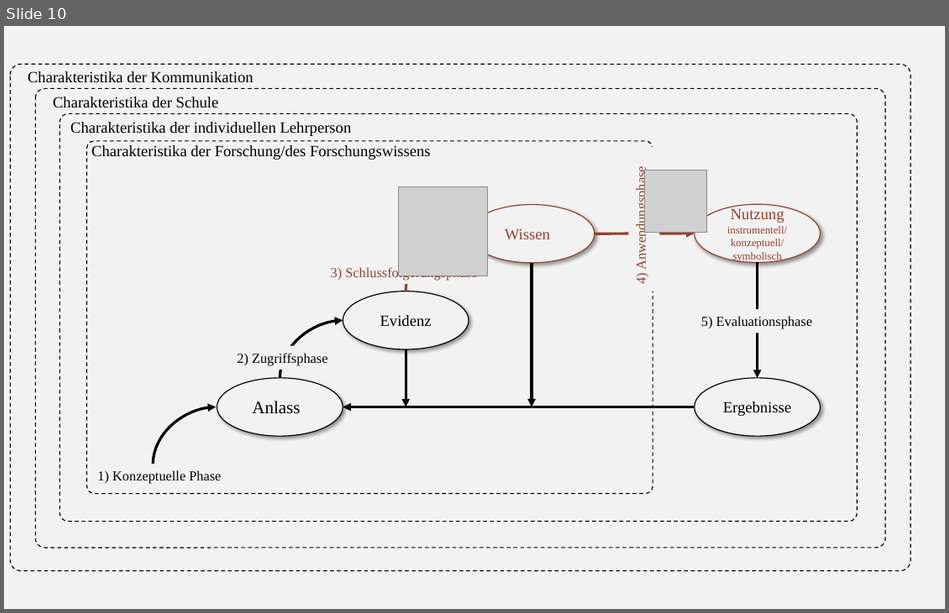
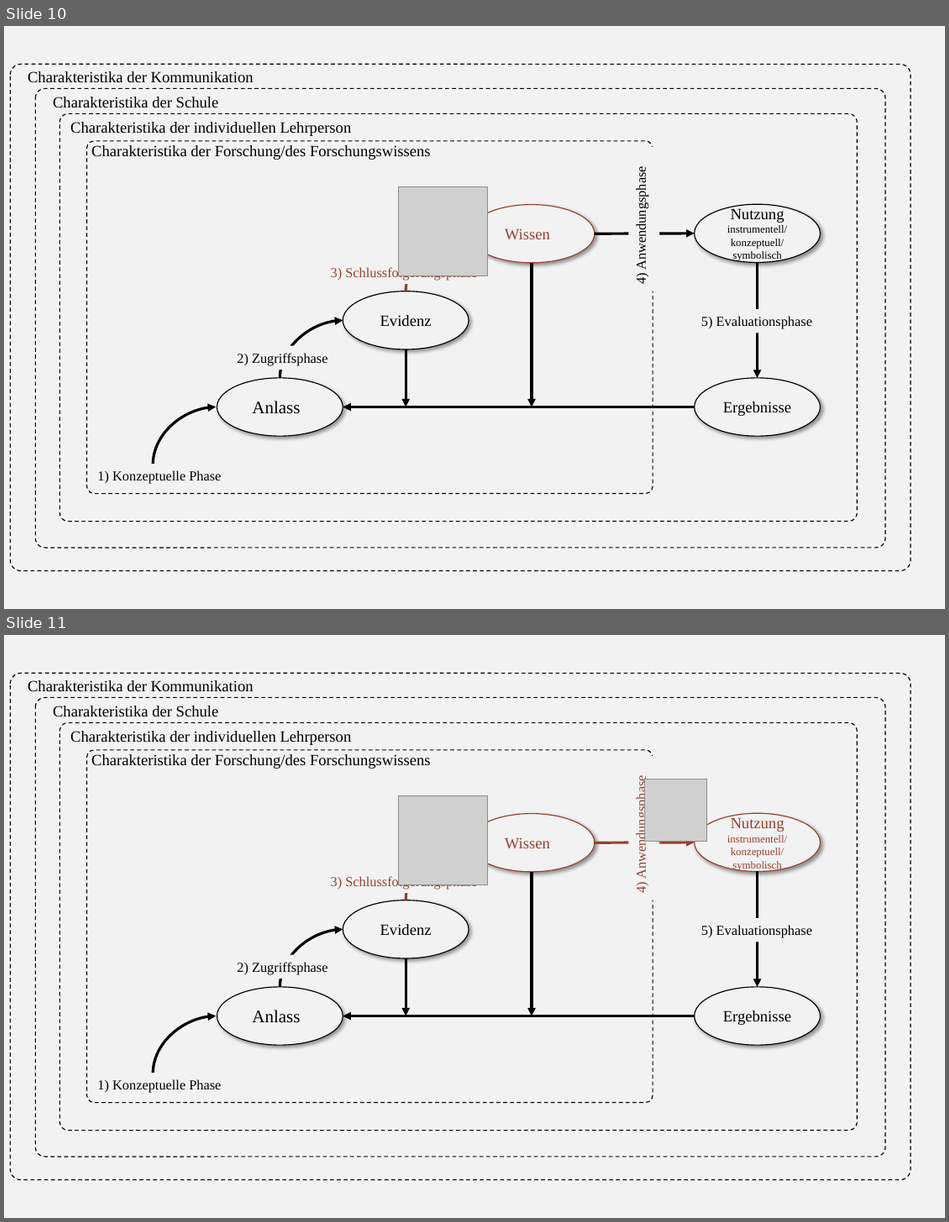
Before and after one commit to kirstinschmidt/Schmidt_Disputation, a slide deck: img/Groß_Ophoff et al (2023)_adapted_misslungen.pptx. Shown one above the other, each under a label of ours: slide 10 before the commit, slides 10 and 11 after it. The pictures are 949x613 and 949x1222 pixels, drawn with LibreOffice and Linux fonts; fonts in the diff are those of the drawing; grey boxes stand for pictures. Boxes give left, top, right and bottom in pixels: in the first picture for what was removed or moved away, otherwise in the second. Text is boxed around its words. In the diff, an @@ line names an element or a change of style, - is before the commit and + after.

```diff
--- a/img/Groß_Ophoff et al (2023)_adapted_misslungen.pptx
+++ b/img/Groß_Ophoff et al (2023)_adapted_misslungen.pptx
@@ slide 10 added at (4, 26, 945, 609), background #F2F2F2 @@
@@ rounded rectangle added at (11, 64, 911, 571), outline #000000 1 pt dashed @@
@@ text added at (28, 71, 253, 83), 16 pt, text #000000 @@
+Charakteristika der Kommunikation
@@ rounded rectangle added at (35, 89, 885, 548), outline #000000 1 pt dashed @@
@@ text added at (53, 97, 219, 107), 16 pt, text #000000 @@
+Charakteristika der Schule
@@ rounded rectangle added at (59, 113, 857, 522), outline #000000 1 pt dashed @@
@@ text added at (70, 122, 352, 136), 16 pt, text #000000 @@
+Charakteristika der individuellen Lehrperson
@@ rounded rectangle added at (86, 141, 652, 494), outline #000000 1 pt dashed @@
@@ text added at (91, 145, 431, 160), 16 pt, text #000000 @@
+Charakteristika der Forschung/des Forschungswissens
@@ text added at (633, 176, 648, 284), 14 pt, text #000000 @@
+4) Anwendungsphase
@@ picture added at (399, 187, 488, 275) @@
@@ ellipse added at (469, 205, 594, 262), fill #F2F2F2, outline #96412D 1 pt @@
@@ ellipse added at (694, 205, 820, 262), fill #F2F2F2, outline #000000 1 pt @@
@@ text added at (727, 208, 787, 261), 11 pt, text #000000 @@
+Nutzung
+instrumentell/
+konzeptuell/
+symbolisch
@@ curved arrow added from (406, 291) to (469, 234), #96412D 2.75 pt @@
@@ text added at (505, 228, 550, 239), 16 pt, text #96412D @@
+Wissen
@@ arrow added from (595, 234) to (694, 233), #000000 2.75 pt @@
@@ text added at (331, 266, 477, 281), 14 pt, text #96412D @@
+3) Schlussfolgerungsphase
@@ arrow added from (532, 263) to (532, 407), #000000 2.75 pt @@
@@ arrow added from (757, 262) to (757, 378), #000000 2.75 pt @@
@@ ellipse added at (343, 291, 469, 349), fill #F2F2F2, outline #000000 1 pt, 16 pt, text #000000 @@
+Evidenz
@@ curved arrow added from (280, 378) to (343, 320), #000000 2.75 pt @@
@@ text added at (701, 316, 812, 329), 14 pt, text #000000 @@
+5) Evaluationsphase
@@ text added at (237, 353, 327, 366), 14 pt, text #000000 @@
+2) Zugriffsphase
@@ arrow added from (406, 350) to (406, 407), #000000 2.75 pt @@
@@ ellipse added at (217, 378, 343, 436), fill #F2F2F2, outline #000000 1 pt @@
@@ ellipse added at (694, 378, 820, 436), fill #F2F2F2, outline #000000 1 pt, 16 pt, text #000000 @@
+Ergebnisse
@@ text added at (252, 401, 300, 414), 18 pt, text #000000 @@
+Anlass
@@ curved arrow added from (153, 465) to (216, 407), #000000 2.75 pt @@
@@ arrow added from (694, 407) to (343, 407), #000000 2.75 pt @@
@@ text added at (97, 470, 221, 484), 14 pt, text #000000 @@
+1) Konzeptuelle Phase
@@ what was slide 10 is now slide 11 @@
```
Also in this commit, not shown: 10 other files.
